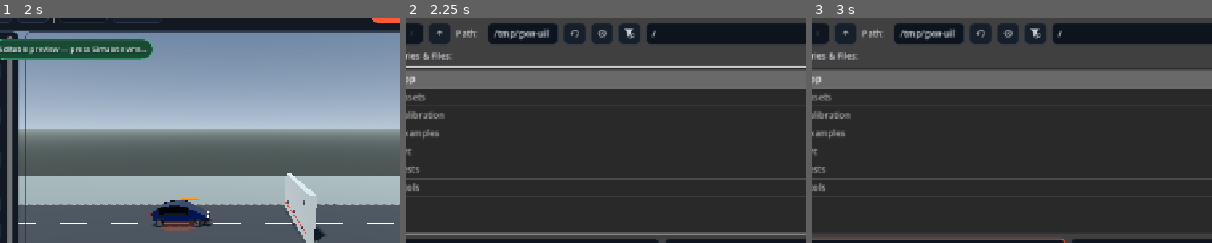
Above: before the commit, frames 1-3 (left to right).
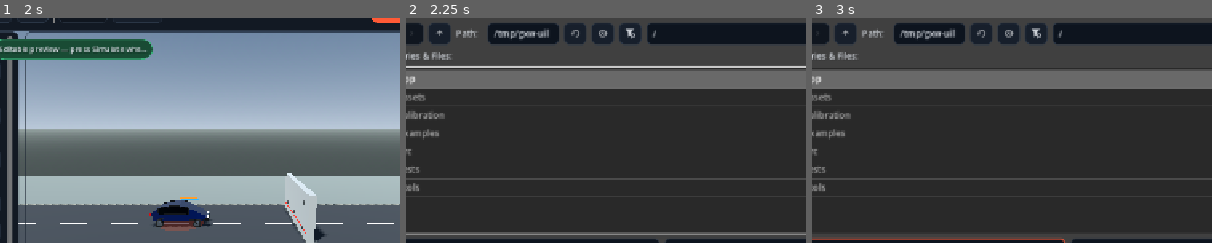
Above: after the commit, the same moments.

Repository: ArrowSK/crashvector
Game: Godot game, scene res://app/main.tscn
The game is run twice, just before and just after one commit, with the same random seed, the same clock (stepped at 60 frames per second) and the same inputs.
Inputs (mouse positions are % of the whole screen's width and height, from its top left):
- Up to frame 1 (2 s): click "New" at 0.5 s; click "New" at 1.25 s
- Up to frame 2 (2.25 s): click "Open" at 2 s
- Up to frame 3 (3 s): click (36, 59) at 2.77 s; type "12" at 2.85 s
The pictures show only the part of the screen within x 20-70%, y 7-57%; the shares and areas given below are measured in that part.

Frame 1 is identical in both runs. In frame 2, 0.2% of the frame differs, in the area x 37-63%, y 3-11%; in frame 3, 0.2%.

Commit message:
M11: use stable curvature-based plastic hinges

Diff:
--- a/src/structural/structural_bending_constraint.gd
+++ b/src/structural/structural_bending_constraint.gd
@@ -18,6 +18,8 @@
 var max_plastic_angle_rad: float = deg_to_rad(55.0)
 var break_angle_rad: float = deg_to_rad(105.0)
 var plastic_flow_rate: float = 12.0
+var maximum_force_n: float = 500000.0
+var plastic_bend_angle_rad: float = 0.0
 var broken: bool = false
 var last_angle_rad: float = 0.0
 var last_angle_error_rad: float = 0.0
@@ -64,75 +66,88 @@
 	var a := nodes[node_a]
 	var b := nodes[node_b]
 	var c := nodes[node_c]
-	var ab := a.position_m - b.position_m
-	var cb := c.position_m - b.position_m
-	var len_ab := ab.length()
-	var len_cb := cb.length()
-	if len_ab <= 0.00001 or len_cb <= 0.00001:
+	var ba := a.position_m - b.position_m
+	var bc := c.position_m - b.position_m
+	var len_ba := ba.length()
+	var len_bc := bc.length()
+	if len_ba <= 0.00001 or len_bc <= 0.00001:
 		return
 
-	var u := ab / len_ab
-	var v := cb / len_cb
-	var cosine := clampf(u.dot(v), -0.99995, 0.99995)
-	var angle := acos(cosine)
-	var sine := maxf(sqrt(maxf(1.0 - cosine * cosine, 0.0)), 0.01)
-	last_angle_rad = angle
-	var total_change := angle - original_rest_angle_rad
-	if absf(total_change) >= break_angle_rad:
+	var u := ba / len_ba
+	var v := bc / len_bc
+	var bend_angle := acos(clampf(-u.dot(v), -1.0, 1.0))
+	last_angle_rad = _current_angle(nodes)
+	last_angle_error_rad = bend_angle
+	if bend_angle >= break_angle_rad:
 		fracture_energy_j += elastic_energy_j(nodes)
 		broken = true
 		last_generalized_torque_nm = 0.0
 		return
 
-	# These vectors are the negative gradients of the A-B-C angle. Using them
-	# directly for the elastic term gives a restoring force. Their velocity
-	# projection is therefore the negative physical angular rate, so damping
-	# must subtract that projection rather than add it.
-	var negative_gradient_a := (v - u * cosine) / (len_ab * sine)
-	var negative_gradient_c := (u - v * cosine) / (len_cb * sine)
-	var negative_gradient_b := -(negative_gradient_a + negative_gradient_c)
-	var negative_angular_rate := (
-		negative_gradient_a.dot(a.velocity_ms)
-		+ negative_gradient_b.dot(b.velocity_ms)
-		+ negative_gradient_c.dot(c.velocity_ms)
-	)
-	last_angle_error_rad = angle - rest_angle_rad
-	var generalized_torque := (
-		stiffness_nm_rad * last_angle_error_rad
-		- damping_nm_s_rad * negative_angular_rate
-	)
-	last_generalized_torque_nm = generalized_torque
+	_apply_plastic_hinge(bend_angle, delta_s)
+	var damage := clampf(plastic_bend_angle_rad / maxf(max_plastic_angle_rad, 0.0001), 0.0, 1.0)
+	var effective_stiffness := stiffness_nm_rad * lerpf(1.0, 0.12, damage)
+	last_generalized_torque_nm = effective_stiffness * bend_angle
 
-	a.add_force(negative_gradient_a * generalized_torque)
-	b.add_force(negative_gradient_b * generalized_torque)
-	c.add_force(negative_gradient_c * generalized_torque)
-	damping_energy_j += damping_nm_s_rad * negative_angular_rate * negative_angular_rate * delta_s
-	_apply_plastic_flow(angle, generalized_torque, delta_s)
+	# For a straight A-B-C rail, u and v point in opposite directions and
+	# u+v is zero. As B leaves the A-C line, u+v points back toward the chord.
+	# This curvature surrogate is well-conditioned at the straight position,
+	# unlike an acos/sin angle-gradient formulation, and does not resist pure
+	# axial shortening when all three nodes stay collinear.
+	var chord := c.position_m - a.position_m
+	var chord_length := chord.length()
+	var tangent := chord / chord_length if chord_length > 0.00001 else (v - u).normalized()
+	if tangent.is_zero_approx():
+		return
+	var curvature := u + v
+	curvature -= tangent * curvature.dot(tangent)
+	var characteristic_length := maxf((len_ba + len_bc) * 0.5, 0.05)
+	var relative_middle_velocity := b.velocity_ms - (a.velocity_ms + c.velocity_ms) * 0.5
+	var lateral_velocity := relative_middle_velocity - tangent * relative_middle_velocity.dot(tangent)
+	var elastic_force := curvature * (effective_stiffness / characteristic_length)
+	var damping_coefficient := 2.0 * damping_nm_s_rad / maxf(characteristic_length * characteristic_length, 0.0025)
+	var damping_force := -lateral_velocity * damping_coefficient
+	var middle_force := elastic_force + damping_force
+	var force_length := middle_force.length()
+	if force_length > maximum_force_n:
+		middle_force *= maximum_force_n / force_length
 
-func _apply_plastic_flow(angle_rad: float, generalized_torque_nm: float, delta_s: float) -> void:
-	var total_change := angle_rad - original_rest_angle_rad
-	var abs_change := absf(total_change)
-	if abs_change <= yield_angle_rad or plastic_flow_rate <= 0.0:
+	b.add_force(middle_force)
+	a.add_force(-middle_force * 0.5)
+	c.add_force(-middle_force * 0.5)
+	damping_energy_j += damping_coefficient * lateral_velocity.length_squared() * delta_s
+
+func _apply_plastic_hinge(bend_angle_rad: float, delta_s: float) -> void:
+	if bend_angle_rad <= yield_angle_rad or plastic_flow_rate <= 0.0:
 		return
-	var minimum_rest := original_rest_angle_rad - max_plastic_angle_rad
-	var maximum_rest := original_rest_angle_rad + max_plastic_angle_rad
-	var target_rest := clampf(angle_rad, minimum_rest, maximum_rest)
+	var target_plastic := minf(bend_angle_rad, max_plastic_angle_rad)
 	var flow_span := maxf(max_plastic_angle_rad - yield_angle_rad, deg_to_rad(0.1))
-	var flow_factor := clampf((abs_change - yield_angle_rad) / flow_span, 0.0, 1.0)
-	var alpha := clampf(plastic_flow_rate * flow_factor * delta_s, 0.0, 1.0)
-	var old_rest := rest_angle_rad
-	rest_angle_rad = lerpf(rest_angle_rad, target_rest, alpha)
-	plastic_energy_j += absf(generalized_torque_nm) * absf(rest_angle_rad - old_rest)
+	var flow_factor := clampf((bend_angle_rad - yield_angle_rad) / flow_span, 0.0, 1.0)
+	var alpha := clampf(plastic_flow_rate * maxf(flow_factor, 0.15) * delta_s, 0.0, 1.0)
+	var old_plastic := plastic_bend_angle_rad
+	plastic_bend_angle_rad = lerpf(plastic_bend_angle_rad, target_plastic, alpha)
+	rest_angle_rad = original_rest_angle_rad - plastic_bend_angle_rad
+	plastic_energy_j += absf(last_generalized_torque_nm) * absf(plastic_bend_angle_rad - old_plastic)
 
 func elastic_energy_j(nodes: Array[StructuralNode]) -> float:
 	if broken:
 		return 0.0
-	var angle := _current_angle(nodes)
-	var error := angle - rest_angle_rad
-	return 0.5 * stiffness_nm_rad * error * error
+	var bend_angle := _current_bend_angle(nodes)
+	var damage := clampf(plastic_bend_angle_rad / maxf(max_plastic_angle_rad, 0.0001), 0.0, 1.0)
+	var effective_stiffness := stiffness_nm_rad * lerpf(1.0, 0.12, damage)
+	return 0.5 * effective_stiffness * bend_angle * bend_angle
 
 func permanent_angle_rad() -> float:
-	return rest_angle_rad - original_rest_angle_rad
+	return plastic_bend_angle_rad
+
+func _current_bend_angle(nodes: Array[StructuralNode]) -> float:
+	if node_a < 0 or node_b < 0 or node_c < 0 or node_a >= nodes.size() or node_b >= nodes.size() or node_c >= nodes.size():
+		return 0.0
+	var ba := nodes[node_a].position_m - nodes[node_b].position_m
+	var bc := nodes[node_c].position_m - nodes[node_b].position_m
+	if ba.length() <= 0.00001 or bc.length() <= 0.00001:
+		return 0.0
+	return acos(clampf(-ba.normalized().dot(bc.normalized()), -1.0, 1.0))
 
 func _current_angle(nodes: Array[StructuralNode]) -> float:
 	if node_a < 0 or node_b < 0 or node_c < 0 or node_a >= nodes.size() or node_b >= nodes.size() or node_c >= nodes.size():
